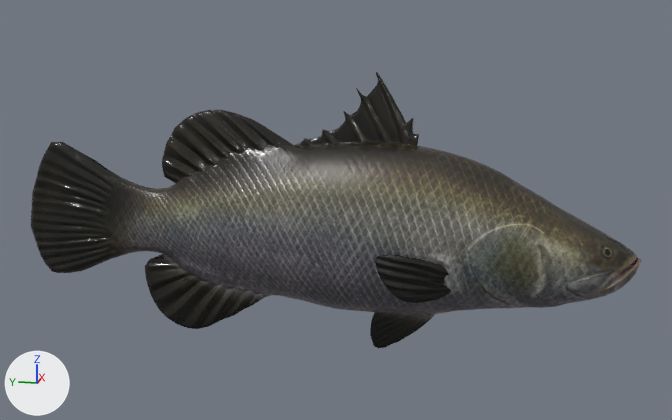
Two versions of the glTF model web/public/models/barramundi.glb, one commit apart.
One viewpoint serves both versions: a 50 mm camera at (-0.904, -0.198, 0.372) aimed at (0.007, -0.016, 0.145). Arrows for +X, +Y and +Z are at lower left; the lights stay in place. The first picture is the older version. Where no turn or scale is listed for an object, it has been applied to the vertices.

Objects in the first picture: 'BarramundiFish'.
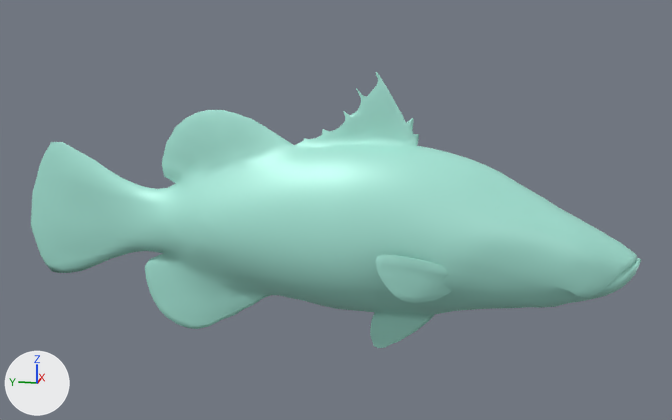
What differs and where, as boxes (x1, y1, x2, y2) in the pictures (672 x 420 px):
```json
{"object": "BarramundiFish", "change": "recoloured", "before": [31, 72, 641, 348], "after": [31, 72, 641, 348], "on screen": "lighter"}
```

Edits to the scene script, one JSON object a line:
```json
{"op": "add", "block": "mat_maestromate_designed_matte_surface", "code": ["mat_maestromate_designed_matte_surface = principled_material('MaestroMate designed matte surface')", "mat_maestromate_designed_matte_surface.base_color = (0.4, 0.83, 0.71)  # cyan #aaebdb", "mat_maestromate_designed_matte_surface.metallic = 0.08", "mat_maestromate_designed_matte_surface.roughness = 0.44"]}
{"block": "me_barramundi_fish_hero", "where": "me_barramundi_fish_hero.from_pydata(...)  # 1938 vertices, 3864 faces; spans x -0.069..0.074, y -0.318..0.325, z -0.001..0.287"}
{"op": "remove", "block": "me_barramundi_fish_hero", "code": "me_barramundi_fish_hero.materials.append(mat_7288_barramundi_fish_col)"}
{"op": "add", "block": "me_barramundi_fish_hero", "code": "me_barramundi_fish_hero.materials.append(mat_maestromate_designed_matte_surface)  # cyan #aaebdb"}
```
